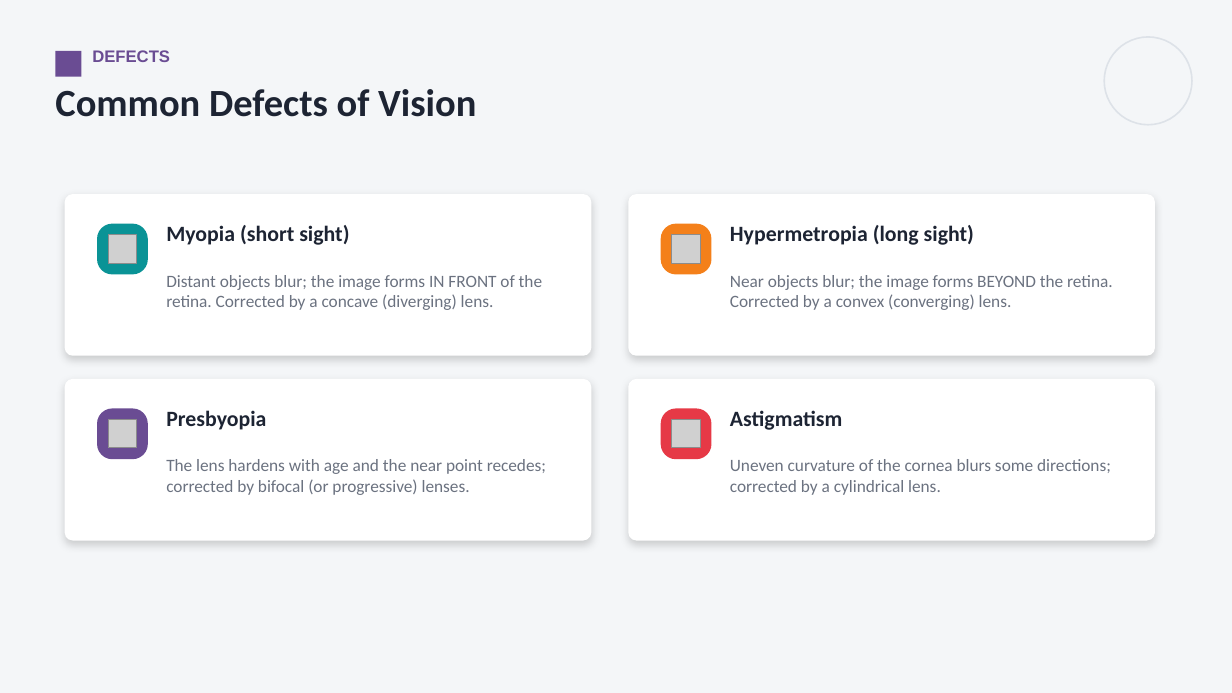
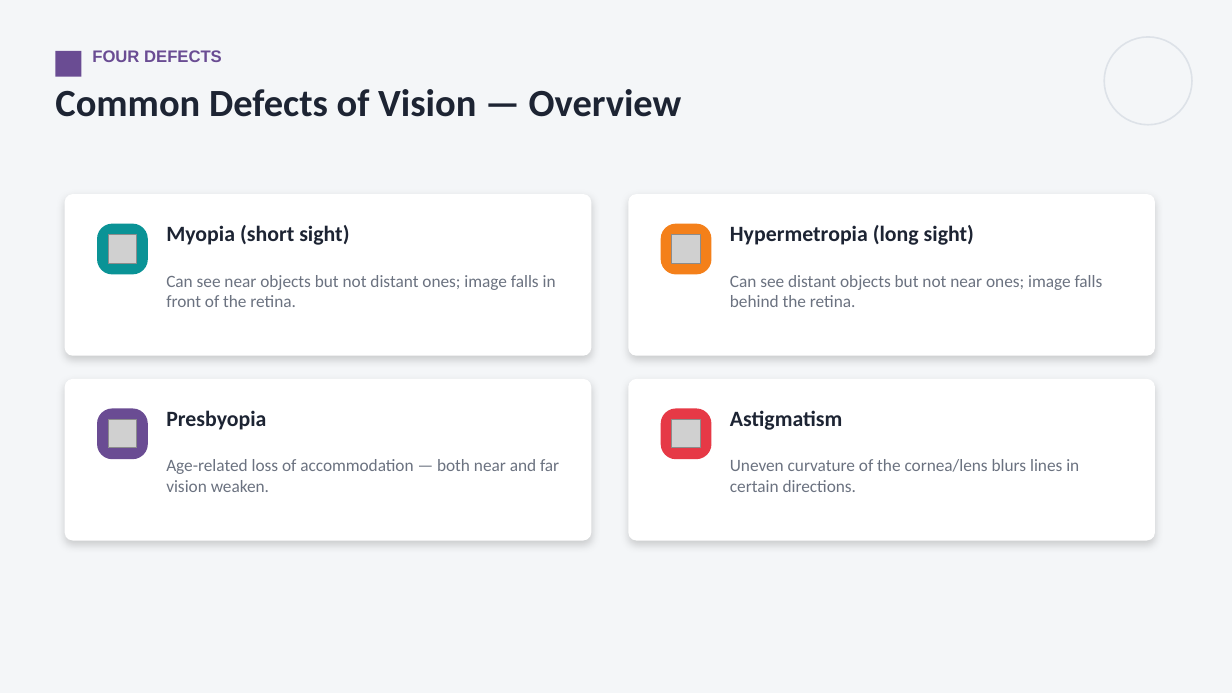
Before and after one commit to parmeshwars2911/MyFirstAR, a slide deck: slide 22 of ppt/TN_Grade10/TN10_S22_Human_Eye.pptx (slide 18 before the commit). Drawn at 1232x693 pixels with LibreOffice and Linux fonts; fonts in the diff are those of the drawing; grey boxes stand for pictures. Boxes give left, top, right and bottom in pixels: in the first picture for what was removed or moved away, otherwise in the second. Text is boxed around its words. In the diff, an @@ line names an element or a change of style, - is before the commit and + after.

```diff
--- a/ppt/TN_Grade10/TN10_S22_Human_Eye.pptx
+++ b/ppt/TN_Grade10/TN10_S22_Human_Eye.pptx
@@ text at [92,50,222,62]: text changed @@
-DEFECTS
+FOUR DEFECTS
@@ text at [55,89,682,117]: text changed @@
-Common Defects of Vision
+Common Defects of Vision — Overview
@@ text at [166,275,556,307]: text changed @@
-Distant objects blur; the image forms IN FRONT of the retina. Corrected by a concave (diverging) lens.
+Can see near objects but not distant ones; image falls in front of the retina.
@@ text at [730,275,1103,307]: text changed @@
-Near objects blur; the image forms BEYOND the retina. Corrected by a convex (converging) lens.
+Can see distant objects but not near ones; image falls behind the retina.
@@ text at [166,459,559,492]: text changed @@
-The lens hardens with age and the near point recedes; corrected by bifocal (or progressive) lenses.
+Age-related loss of accommodation — both near and far vision weaken.
@@ text at [730,459,1079,492]: text changed @@
-Uneven curvature of the cornea blurs some directions; corrected by a cylindrical lens.
+Uneven curvature of the cornea/lens blurs lines in certain directions.
```
Also in this commit, not shown: 10 other slides changed, 10 slides added, 6 other files.
